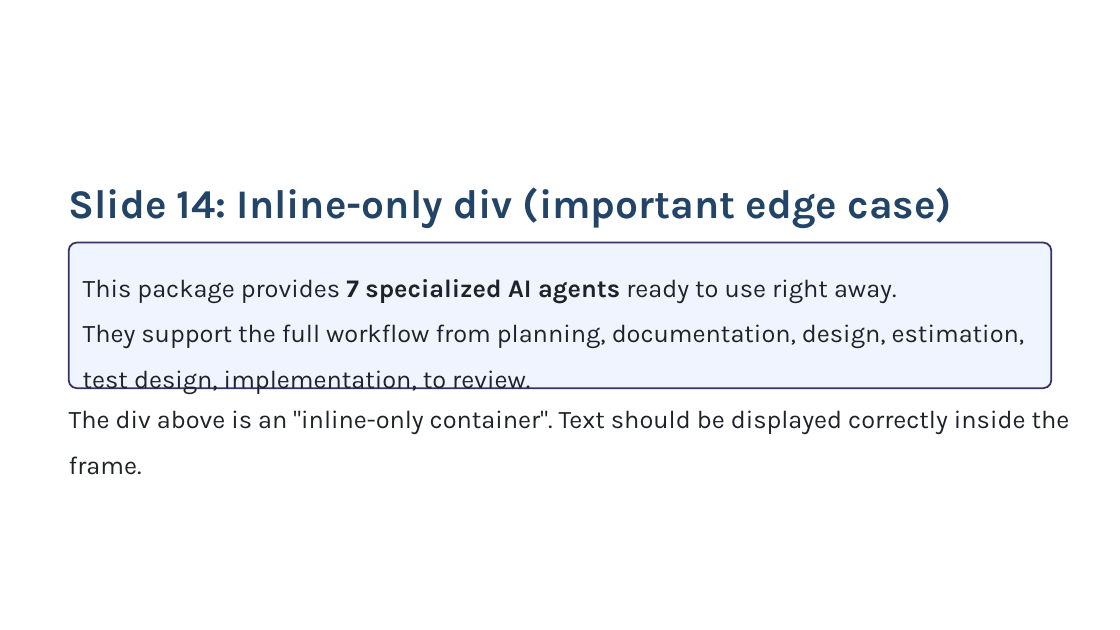
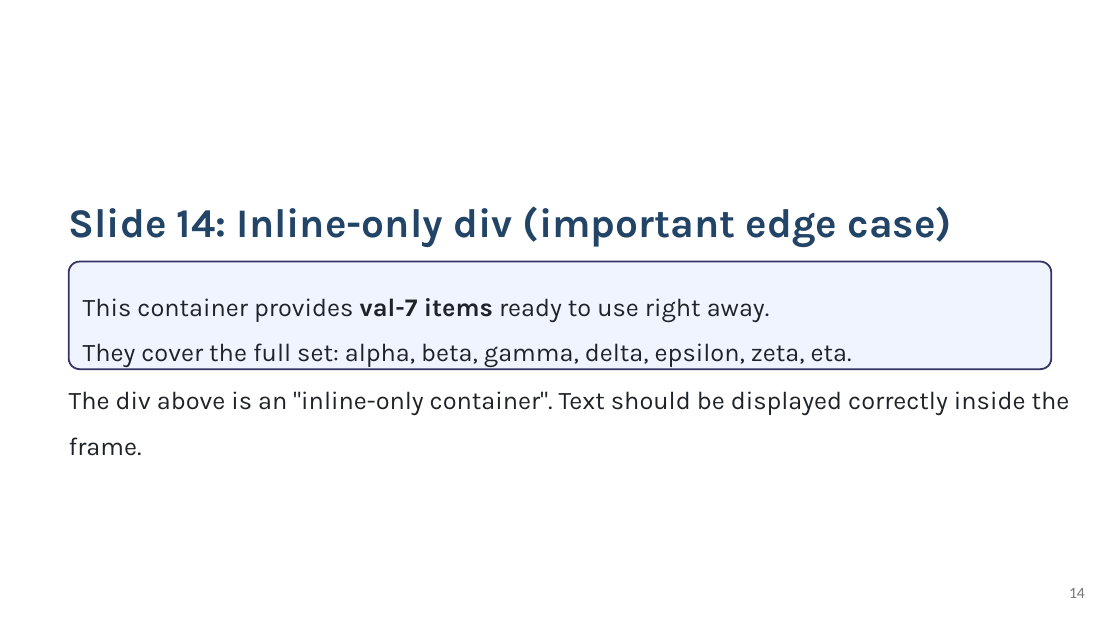
Before and after one commit to KatsuYuzu/marp-to-editable-pptx, a slide deck: slide 14 of output-pptx/test-output.pptx. Drawn at 1120x630 pixels with LibreOffice and Linux fonts; fonts in the diff are those of the drawing. Boxes give left, top, right and bottom in pixels: in the first picture for what was removed or moved away, otherwise in the second. Text is boxed around its words. In the diff, an @@ line names an element or a change of style, - is before the commit and + after.

```diff
--- a/output-pptx/test-output.pptx
+++ b/output-pptx/test-output.pptx
@@ text "Slide 14: Inline-only div (important ..." moved from (x1=69, y1=187, x2=952, y2=229) to (x1=69, y1=206, x2=952, y2=248) @@
@@ rounded rectangle resized from (x1=69, y1=243, x2=1052, y2=388) to (x1=69, y1=261, x2=1052, y2=369) @@
@@ rounded rectangle at (x1=69, y1=261, x2=1052, y2=369): proportions changed @@
@@ text at (x1=83, y1=298, x2=852, y2=368): text changed @@
-This package provides 7 specialized AI agents ready to use right away.
-They support the full workflow from planning, documentation, design, estimation, test design, implementation, to review.
+This container provides val-7 items ready to use right away.
+They cover the full set: alpha, beta, gamma, delta, epsilon, zeta, eta.
@@ text "The div above is an ..." moved from (x1=69, y1=410, x2=1070, y2=475) to (x1=69, y1=391, x2=1070, y2=456) @@
@@ page number added at (x1=1069, y1=588, x2=1085, y2=598), 13.5 pt, text #777777 @@
+14
```
Also in this commit, not shown: 54 other slides changed, 12 slides added, 8 slides removed, 4 other files.
